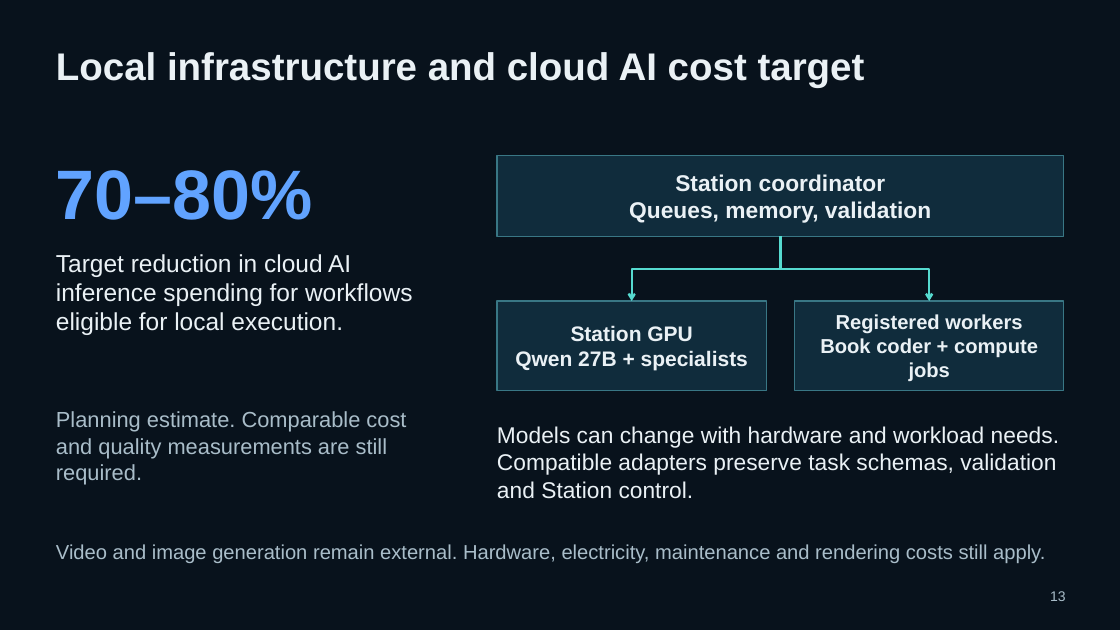
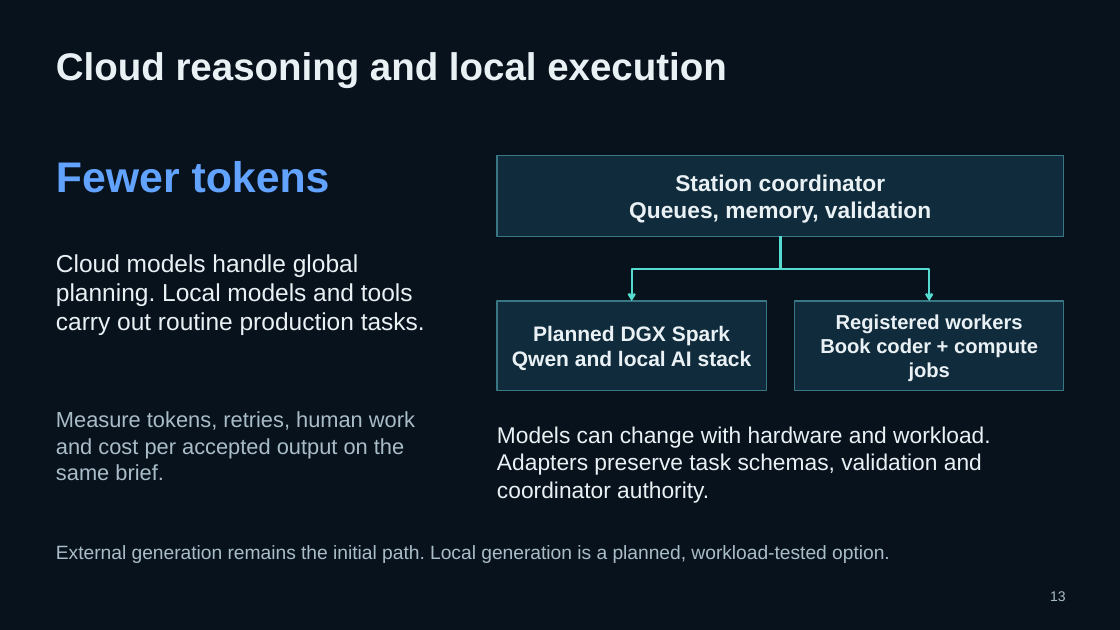
Before and after one commit to pavlichuckcrypt-maker/Vantemio, a slide deck: slide 13 of docs/pitch/Vantemio_Presentation_2026-10-05.pptx. Drawn at 1120x630 pixels with LibreOffice and Linux fonts; fonts in the diff are those of the drawing. Boxes give left, top, right and bottom in pixels: in the first picture for what was removed or moved away, otherwise in the second. Text is boxed around its words. In the diff, an @@ line names an element or a change of style, - is before the commit and + after.

Commit message:
Update Vantemio pitch and funding scenarios
8 October 2026 presentation: current development status, deployment profiles, Market service acceptance, Donations and planned AI avatars, $150k solo / $400k team funding and DGX Spark AI offload. Preserve stable pitch paths. Expected performance improvements are validation targets.

```diff
--- a/docs/pitch/Vantemio_Presentation_2026-10-05.pptx
+++ b/docs/pitch/Vantemio_Presentation_2026-10-05.pptx
@@ text at [56,52,726,88]: text changed @@
-Local infrastructure and cloud AI cost target
+Cloud reasoning and local execution
@@ text at [56,161,330,193]: text changed; size 60 to 36.8 pt @@
-70–80%
+Fewer tokens
@@ text at [56,254,425,335]: text changed @@
-Target reduction in cloud AI inference spending for workflows eligible for local execution.
+Cloud models handle global planning. Local models and tools carry out routine production tasks.
@@ text in rectangle at [512,325,752,370]: text changed @@
-Station GPU
-Qwen 27B + specialists
+Planned DGX Spark
+Qwen and local AI stack
@@ text at [56,411,415,480]: text changed @@
-Planning estimate. Comparable cost and quality measurements are still required.
+Measure tokens, retries, human work and cost per accepted output on the same brief.
@@ text at [497,426,990,503]: text changed @@
-Models can change with hardware and workload needs. Compatible adapters preserve task schemas, validation and Station control.
+Models can change with hardware and workload. Adapters preserve task schemas, validation and coordinator authority.
@@ text at [56,545,890,563]: text changed; size 17.2 to 16.5 pt @@
-Video and image generation remain external. Hardware, electricity, maintenance and rendering costs still apply.
+External generation remains the initial path. Local generation is a planned, workload-tested option.
```
Also in this commit, not shown: 27 other slides changed, 8 slides added, 5 slides removed, 1 other file.
